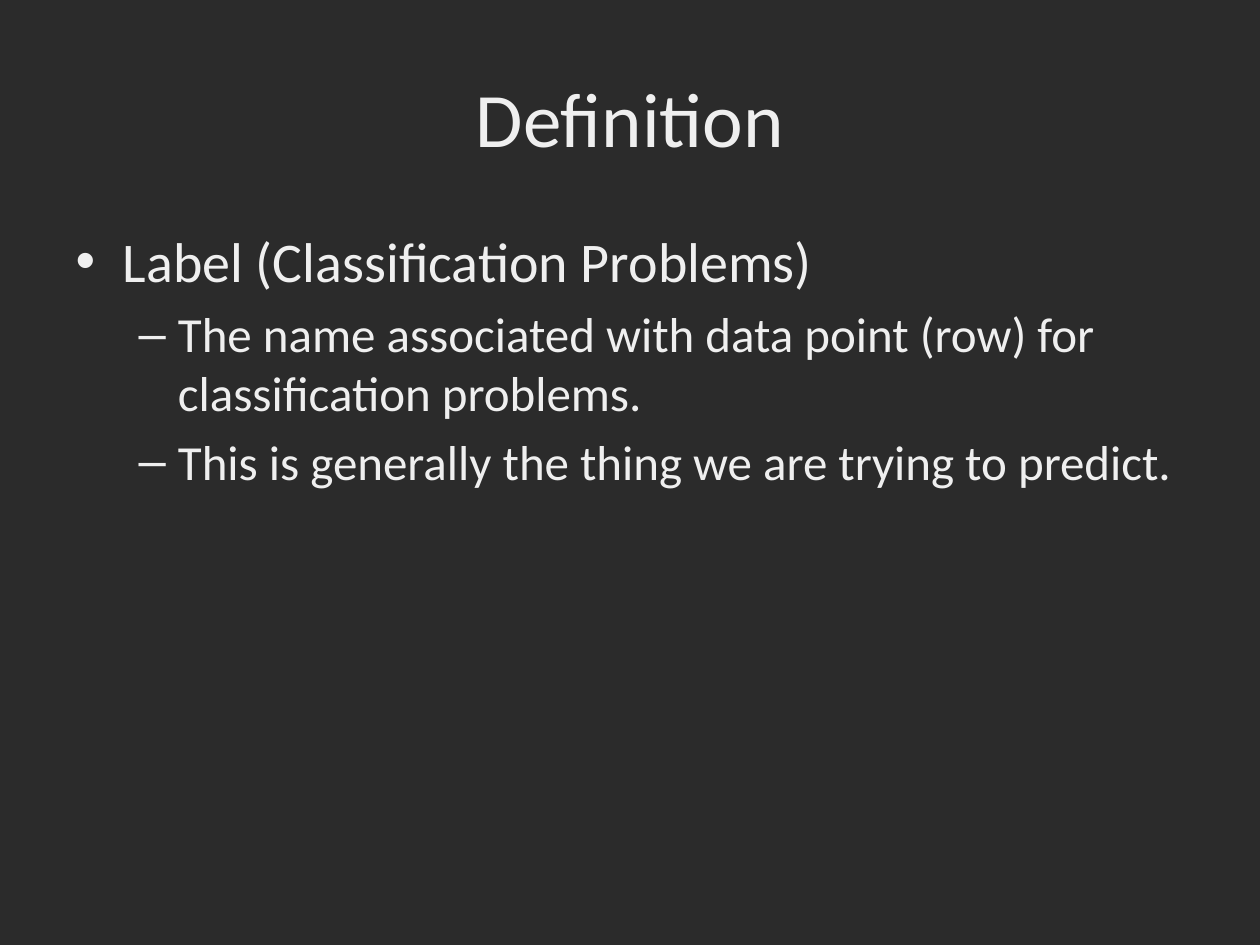
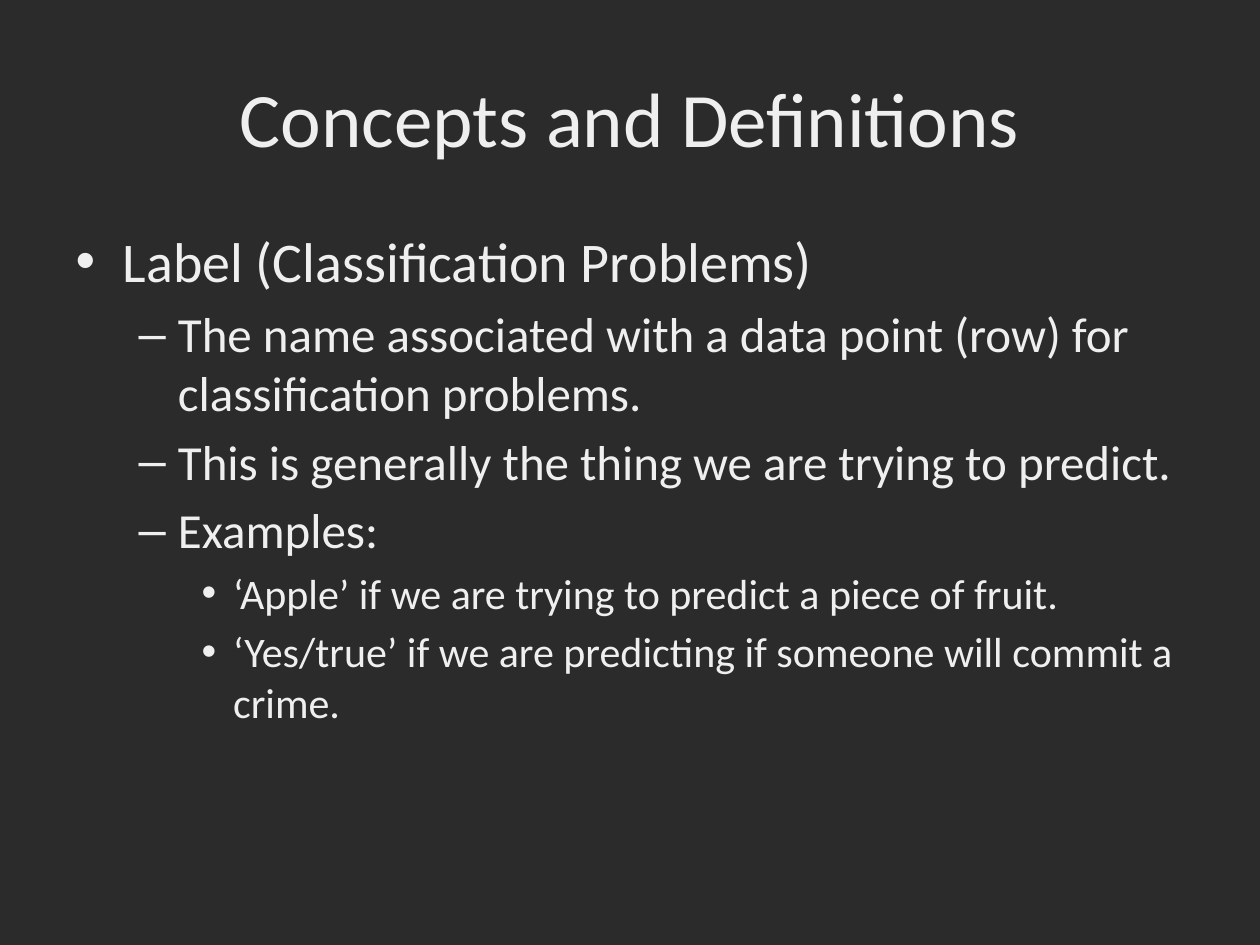
Before and after one commit to dbowmans46/PracticalProgramming, a slide deck: slide 13 of Session 7 - Python/Instructional Material/Session 7 - Python Brief Intro to Machine Learning with Scikit Learn.pptx (slide 11 before the commit). Drawn at 1260x945 pixels with LibreOffice and Linux fonts; fonts in the diff are those of the drawing; background and template pictures are left out; a plain dark background stands for a picture behind light text. Boxes give left, top, right and bottom in pixels: in the first picture for what was removed or moved away, otherwise in the second. Text is boxed around its words. In the diff, an @@ line names an element or a change of style, - is before the commit and + after.

Commit message:
Fixed typos, updated style, added underfitting and overfitting concepts.

```diff
--- a/Session 7 - Python/Instructional Material/Session 7 - Python Brief Intro to Machine Learning with Scikit Learn.pptx
+++ b/Session 7 - Python/Instructional Material/Session 7 - Python Brief Intro to Machine Learning with Scikit Learn.pptx
@@ title at [240, 93, 1019, 160]: text changed @@
-Definition
+Concepts and Definitions
@@ text at [178, 316, 1129, 419]: text changed @@
-  – The name associated with data point (row) for classification problems.
+  – The name associated with a data point (row) for classification problems.
@@ text at [178, 514, 1172, 719]: paragraphs added @@
+  – Examples:
+    • ‘Apple’ if we are trying to predict a piece of fruit.
+    • ‘Yes/true’ if we are predicting if someone will commit a crime.
```
Also in this commit, not shown: 16 other slides changed, 6 slides added.
